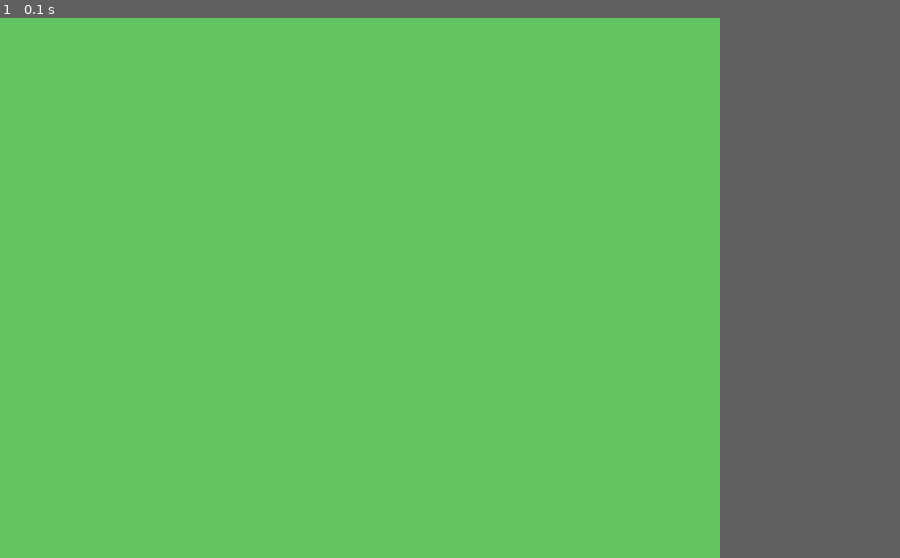
Above: before the commit, frame 1.
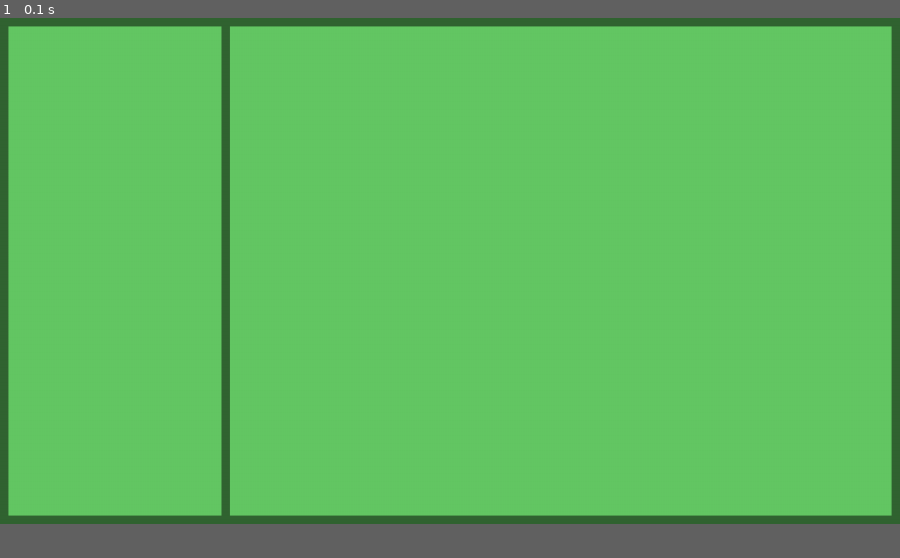
Above: after the commit, the same moment.

Repository: BlackGn0m/PyGameLearn
Game: pygame game, started from Snake/Snake.py
Same seed, same stepped clock (60 frames per second), same inputs: the game is played once before the commit and once after it.
Inputs:
- Up to frame 1 (0.1 s): no input
The window is 720x540 before the commit and 900x506 after it. Grey fills any space a smaller window leaves; there, only what the larger window draws over its background counts as a difference.

The runs differ from the first frame. In frame 1, 6.0% of the frame differs, in the area x 0-100%, y 0-94%.

Commit message:
Changes in PlayingField class Fix Const class

Diff:
--- a/Snake/const.py
+++ b/Snake/const.py
@@ -1,10 +1,18 @@
 class Const:
     def __init__(self):
-        self._debug = True
+        self._debug = False
         self._basewidth = 1024
         self._baseheight = 768
         self._fps = 60
+
+        # Colors
         self._bgcolor = (100, 200, 100)
+        self._bordercolor = (50, 100, 50)
+
+        # Ratios
+        self._marginratio = 0.017
+        self._menuratio = 0.25
+        self._fieldratio = 0.75
         pass
 
     @property
@@ -20,9 +28,25 @@
         return self._bgcolor
 
     @property
+    def BORDERCOLOR(self):
+        return self._bordercolor
+
+    @property
     def BASEWIDTH(self):
         return self._basewidth
 
     @property
     def BASEHEIGHT(self):
         return self._baseheight
+
+    @property
+    def MARGINRATIO(self):
+        return self._marginratio
+
+    @property
+    def MENURATIO(self):
+        return self._menuratio
+
+    @property
+    def FIELDRATIO(self):
+        return self._fieldratio
--- a/Snake/playingfield.py
+++ b/Snake/playingfield.py
@@ -1,4 +1,5 @@
 import pygame
+from const import Const
 
 
 class PlayingField:
@@ -7,8 +8,34 @@
             err = f'PLAYING FIELD: "display" should have class pygame.Surface,'
             err += f' but it is {type(display)}'
             raise TypeError(err)
-        self._display = display
+        self._const = Const()
+        self._display = None
+        self._width = 0
+        self._height = 0
+        self._margin = 0
+        self._fieldrect = ()
+        # self._menurect = ()
+        self.changeDisplay(display)
         pass
 
+    def changeDisplay(self, display):
+        if not isinstance(display, pygame.Surface):
+            err = f'PLAYING FIELD: "display" should have class pygame.Surface,'
+            err += f' but it is {type(display)}'
+            raise TypeError(err)
+        self._display = display
+        self._width = display.get_width()
+        self._height = display.get_height()
+        self._margin = min(int(self._width * self._const.MARGINRATIO),
+                           int(self._height * self._const.MARGINRATIO))
+        # self._menurect = ()
+
     def update(self):
+        pygame.draw.rect(self._display, self._const.BORDERCOLOR,
+                         (0, 0, self._width, self._height),
+                         self._margin)
+        x = int(self._width * self._const.MENURATIO)
+
+        pygame.draw.line(self._display, self._const.BORDERCOLOR, (x, 0),
+                         (x, self._height), self._margin)
         pass
